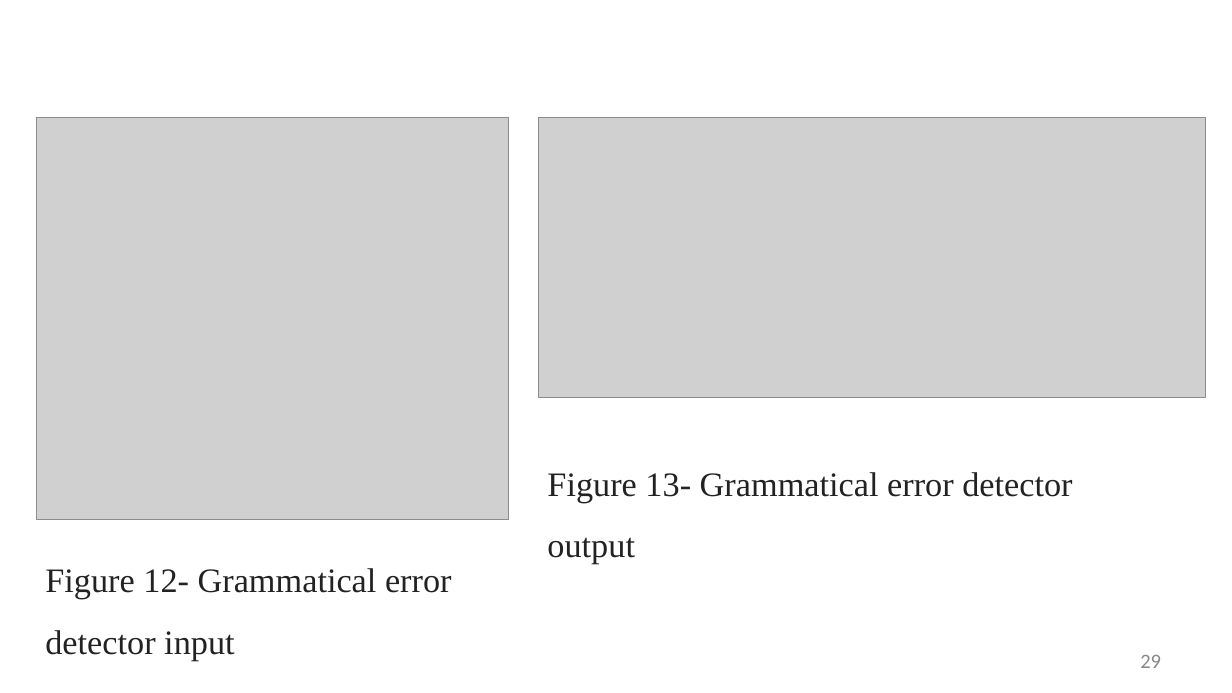
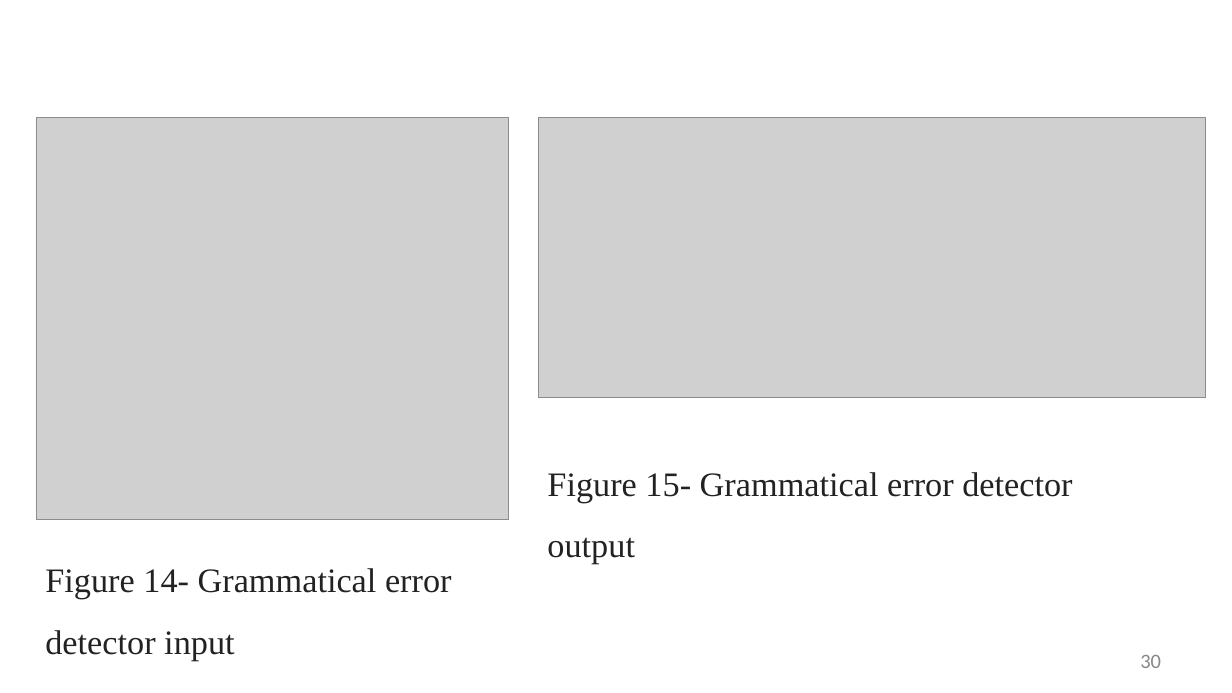
Before and after one commit to ananya-rm/kannada-gec, a slide deck: slide 30 of src/phase2.1.pptx (slide 29 before the commit). Drawn at 1232x693 pixels with LibreOffice and Linux fonts; fonts in the diff are those of the drawing; grey boxes stand for pictures; background and template pictures are left out. Boxes give left, top, right and bottom in pixels: in the first picture for what was removed or moved away, otherwise in the second. Text is boxed around its words. In the diff, an @@ line names an element or a change of style, - is before the commit and + after.

```diff
--- a/src/phase2.1.pptx
+++ b/src/phase2.1.pptx
@@ text at (547,472,1072,564): text changed @@
-Figure 13- Grammatical error detector output
+Figure 15- Grammatical error detector output
@@ text at (45,568,452,661): text changed @@
-Figure 12- Grammatical error detector input
+Figure 14- Grammatical error detector input
@@ page number at (1140,655,1161,668): text changed @@
-29
+30
```
Also in this commit, not shown: 7 other slides changed, 1 slide added, 21 other files.
